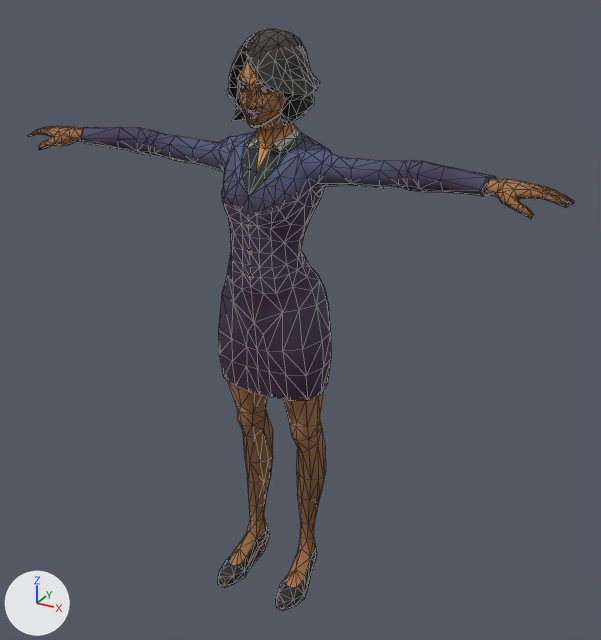
One commit to the glTF model game/assets/people/tcp_female_character_07.glb: the scene before it, then after it.
The view is the same before and after, from a 50 mm camera at (1.29, -2.15, 2.12) aimed at (0.08, 0.06, 1.01). Arrows for +X, +Y and +Z are at lower left; the lights stay in place. The first picture is the older version. Mesh edges are drawn as thin lines. Vertices at exactly the same position are counted once.

Before the edit, the objects in view are built like this:
```python
mat_tcp_atlas_1a_d = principled_material('TCP_Atlas_1A_D')
mat_tcp_atlas_1a_d.texture = img_tcp_atlas_1a_d
mat_tcp_atlas_1a_d.roughness = 1.0
me_tcp_female_character_07_body = bpy.data.meshes.new('tcp_female_character_07_body')
me_tcp_female_character_07_body.from_pydata(...)  # 1504 vertices, 2908 faces; spans x -0.91..0.91, y -0.18..0.16, z 0.0..1.92
me_tcp_female_character_07_body.materials.append(mat_tcp_atlas_1a_d)  # picture img_tcp_atlas_1a_d
ob_tcp_female_character_07_body = bpy.data.objects.new('tcp_female_character_07_body', me_tcp_female_character_07_body)
ob_tcp_female_character_07_body.location = (0.0, 0.0, 0.0)
```
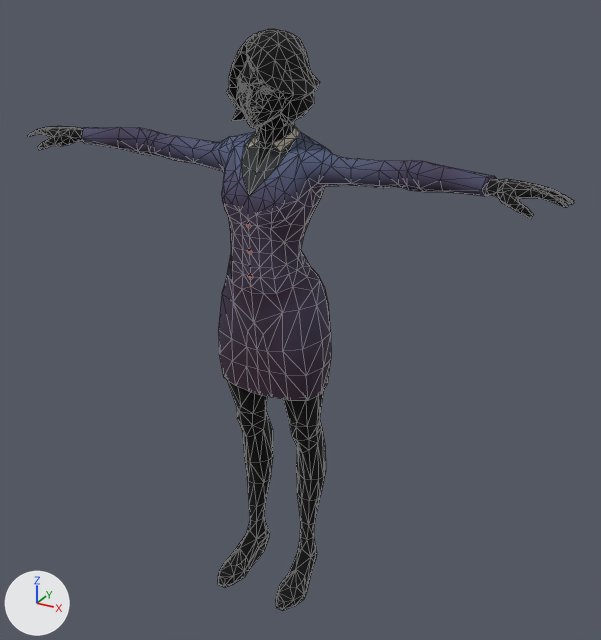
What changed in the scene script:
```text
Change mat_tcp_atlas_1a_d:
    add n3 = _N.new('ShaderNodeMix'); n3.name = 'Mix'
    add n3.data_type = 'RGBA'
    add n3.blend_type = 'MULTIPLY'
    add n3.inputs[0].default_value = 1.0  # 'Factor'
    add n4 = _N.new('ShaderNodeVertexColor'); n4.name = 'Color Attribute'
    where n2 = _N.new('ShaderNodeTexImage'); n2.name = 'Image Texture'
    where n0 = _N.new('ShaderNodeBsdfPrincipled'); n0.name = 'Principled BSDF'
    remove _L.new(n2.outputs[0], n0.inputs[0])  # 'Color' to 'Base Color'
    add _L.new(n3.outputs[2], n0.inputs[0])  # 'Result' to 'Base Color'
    add _L.new(n4.outputs[0], n3.inputs[7])  # 'Color' to 'B'
    add _L.new(n2.outputs[0], n3.inputs[6])  # 'Color' to 'A'
Change me_tcp_female_character_07_body:
    where me_tcp_female_character_07_body.from_pydata(...)  # 1504 vertices, 2908 faces; spans x -0.91..0.91, y -0.18..0.16, z 0.0..1.92
    used by ob_tcp_female_character_07_body; location = (0.0, 0.0, 0.0)
    me_tcp_female_character_07_body part 1
    196 faces are deleted
    2 vertices move within x 0.0, y 0.08, z 1.7
    196 new faces join them
```

Pixel boxes (x1, y1, x2, y2) of what changed, in the pictures (601 x 640 px; the box of a moved part takes in the faces that stretch with it):
'tcp_female_character_07_body', recoloured, surface changed
    both: (28, 29, 574, 611)
part 1 of me_tcp_female_character_07_body, moved or reshaped
    both: (236, 38, 284, 110)
